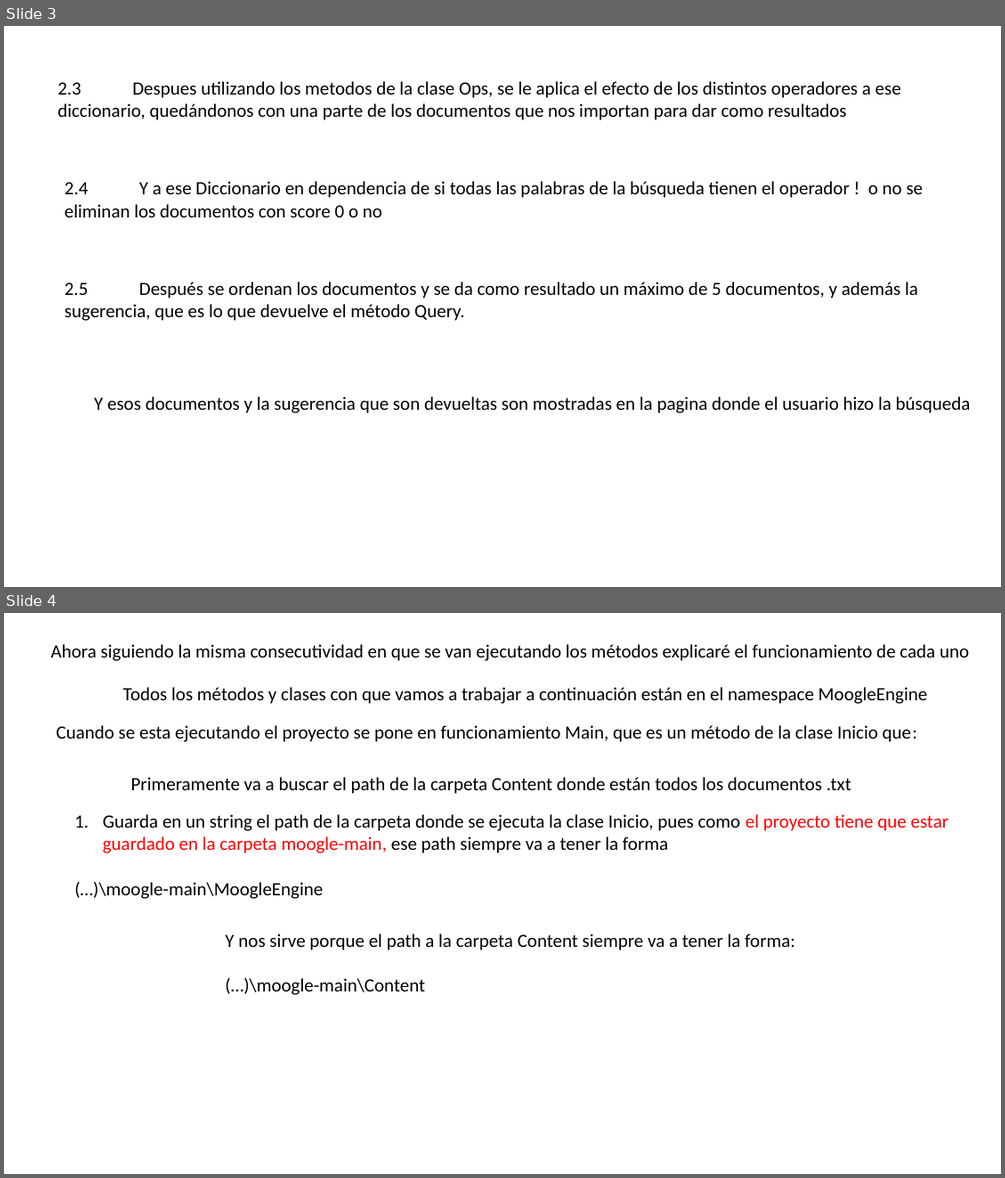
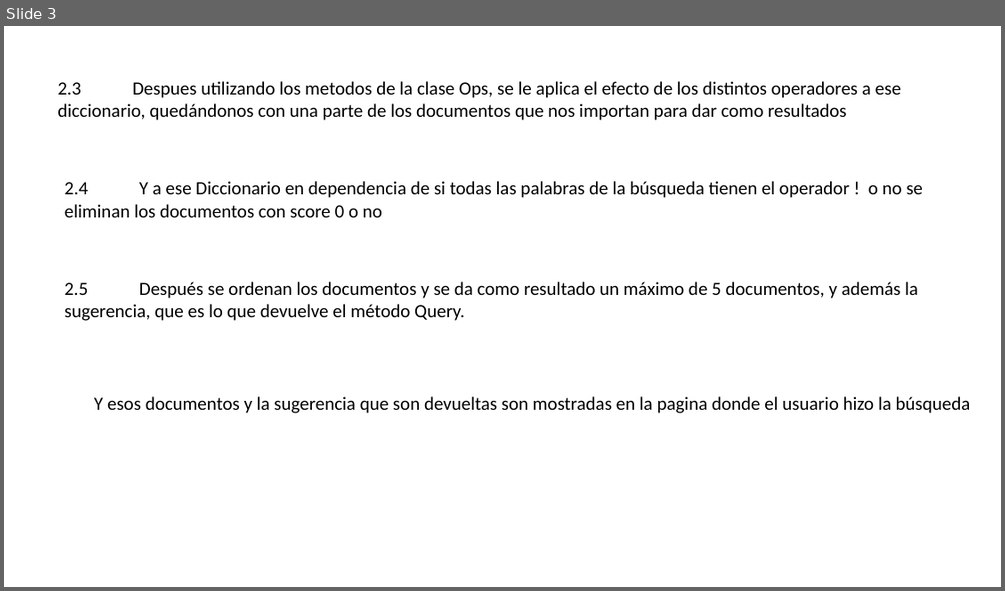
Before and after one commit to ChickenLittle02/Moogle, a slide deck: Inicio.pptx. Shown one above the other, each under a label of ours: slides 3 and 4 before the commit, slide 3 after it. The pictures are 1005x1178 and 1005x591 pixels, drawn with LibreOffice and Linux fonts; fonts in the diff are those of the drawing. Boxes give left, top, right and bottom in pixels: in the first picture for what was removed or moved away, otherwise in the second. Text is boxed around its words. In the diff, an @@ line names an element or a change of style, - is before the commit and + after.

```diff
--- a/Inicio.pptx
+++ b/Inicio.pptx
@@ slide 4 removed at <box>4,613,1001,1174</box>, background #FFFFFF @@
@@ text removed at <box>51,644,969,661</box> @@
-Ahora siguiendo la misma consecutividad en que se van ejecutando los métodos explicaré el funcionamiento de cada uno
@@ text removed at <box>123,687,928,704</box> @@
-Todos los métodos y clases con que vamos a trabajar a continuación están en el namespace MoogleEngine
@@ text removed at <box>57,725,917,742</box> @@
-Cuando se esta ejecutando el proyecto se pone en funcionamiento Main, que es un método de la clase Inicio que:
@@ text removed at <box>131,777,851,794</box> @@
-Primeramente va a buscar el path de la carpeta Content donde están todos los documentos .txt
@@ text removed at <box>74,814,949,899</box> @@
-1. Guarda en un string el path de la carpeta donde se ejecuta la clase Inicio, pues como el proyecto tiene que estar guardado en la carpeta moogle-main, ese path siempre va a tener la forma
-(…)\moogle-main\MoogleEngine
@@ text removed at <box>225,933,795,995</box> @@
-Y nos sirve porque el path a la carpeta Content siempre va a tener la forma:
-(…)\moogle-main\Content
```
Also in this commit, not shown: 2 slides changed, 1 other slide removed, 4 other files.
